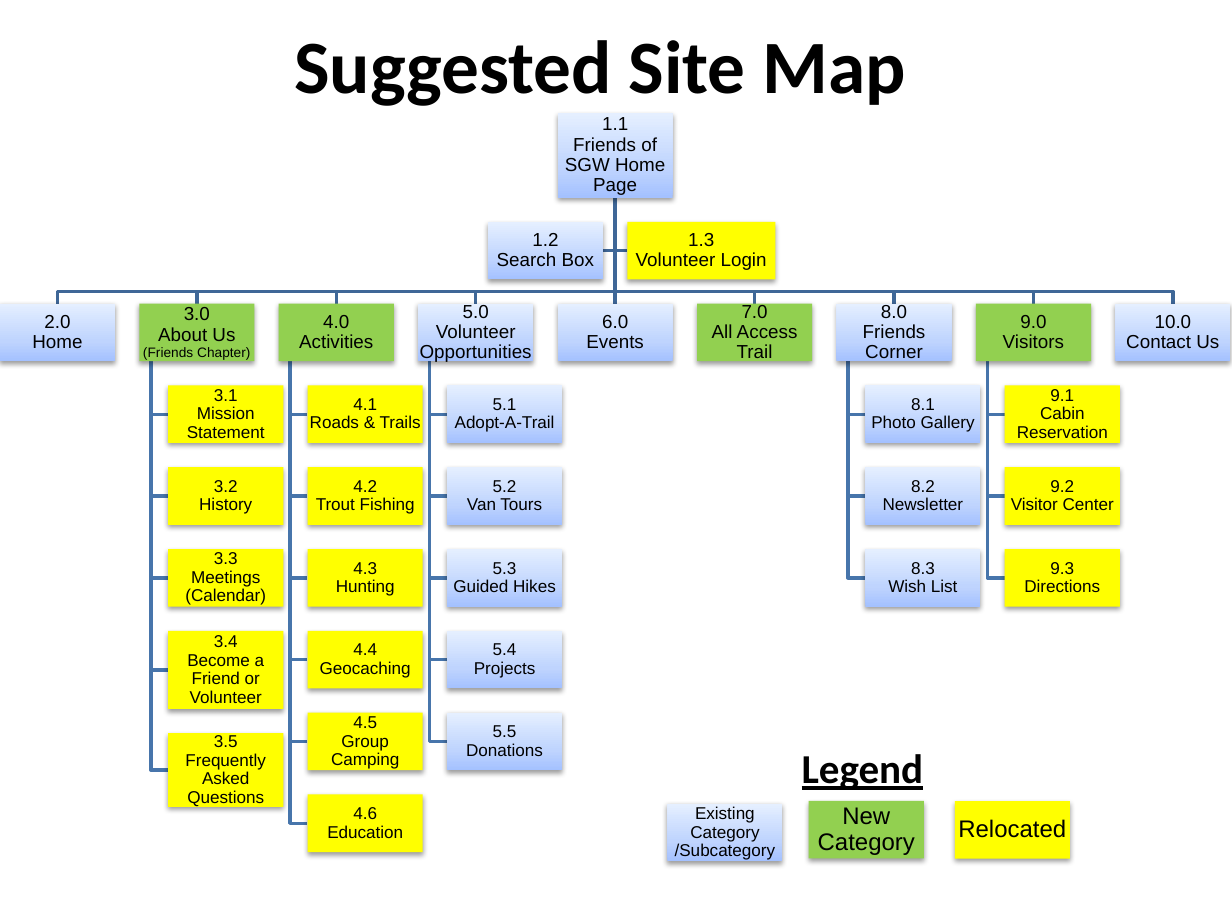
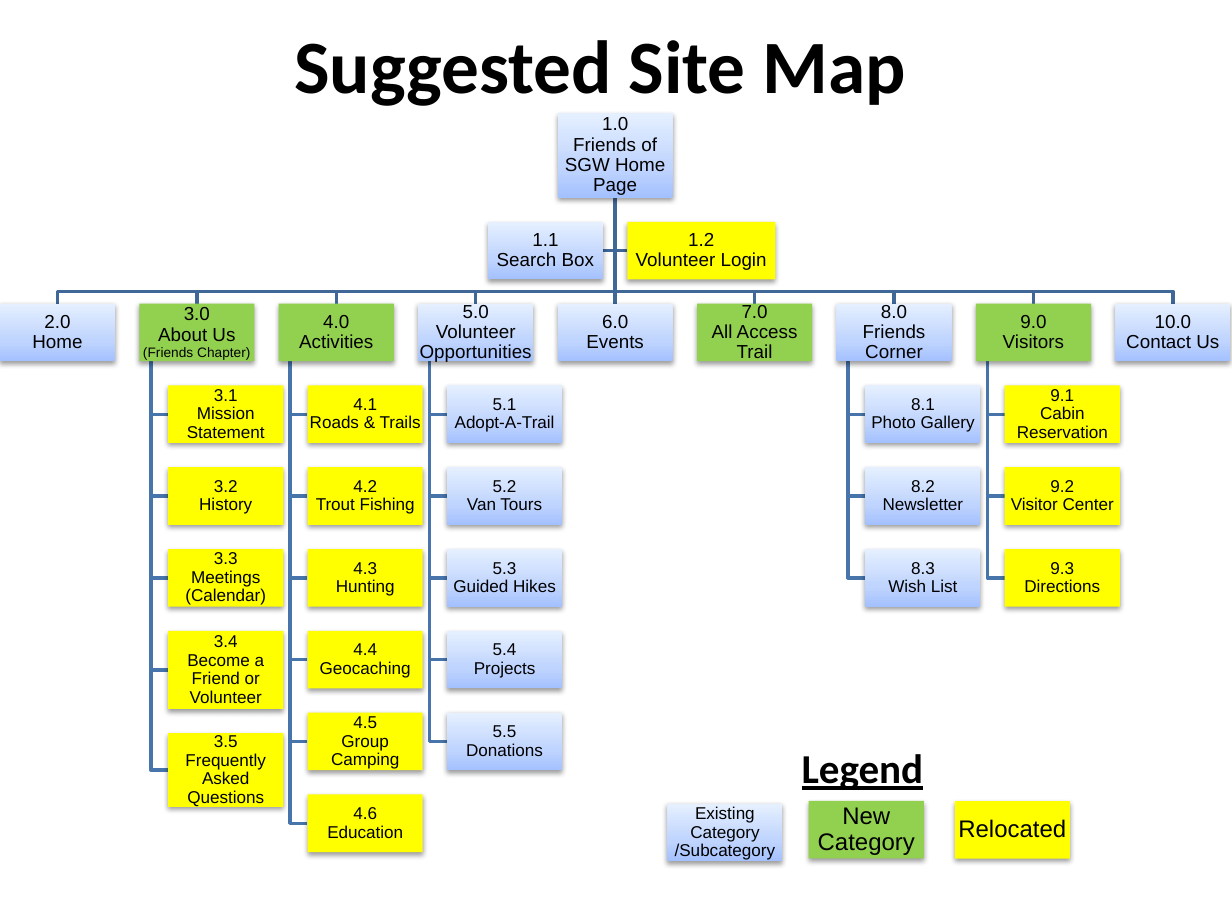
Before and after one commit to ehsantos11/MIST7590-Smithgall-Project, a slide deck: slide 14 of SGW Project Update (Final) 15Nov17.pptx. Drawn at 1232x924 pixels with LibreOffice and Linux fonts; fonts in the diff are those of the drawing; background and template pictures are left out. Boxes give left, top, right and bottom in pixels: in the first picture for what was removed or moved away, otherwise in the second. Text is boxed around its words. In the diff, an @@ line names an element or a change of style, - is before the commit and + after.

```diff
--- a/SGW Project Update (Final) 15Nov17.pptx
+++ b/SGW Project Update (Final) 15Nov17.pptx
@@ text at [602, 117, 628, 130]: text changed @@
-1.1
+1.0
@@ text at [532, 233, 558, 246]: text changed @@
-1.2
+1.1
@@ text at [688, 233, 714, 246]: text changed @@
-1.3
+1.2
```
Also in this commit, not shown: 5 other slides changed.
